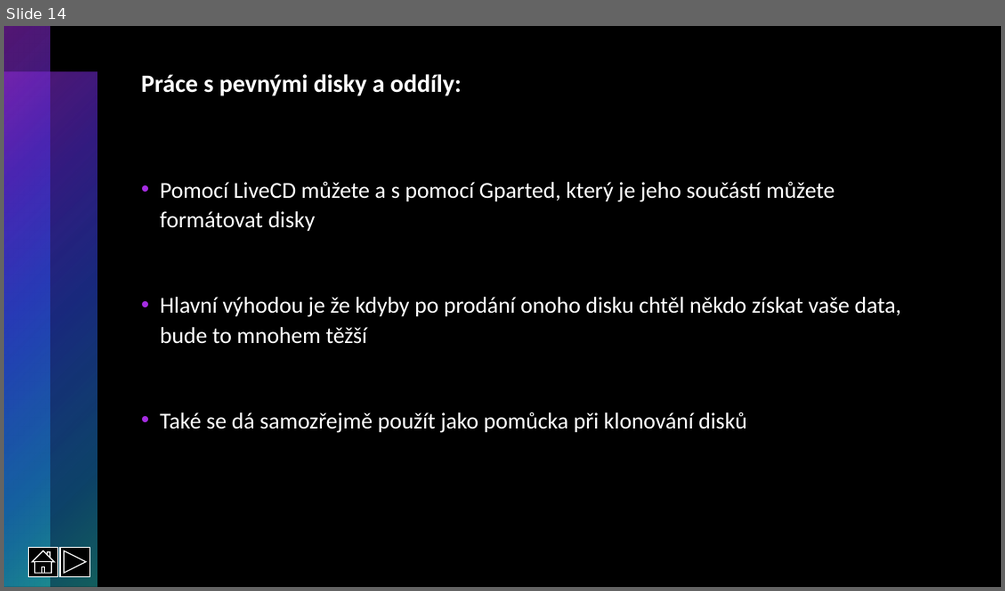
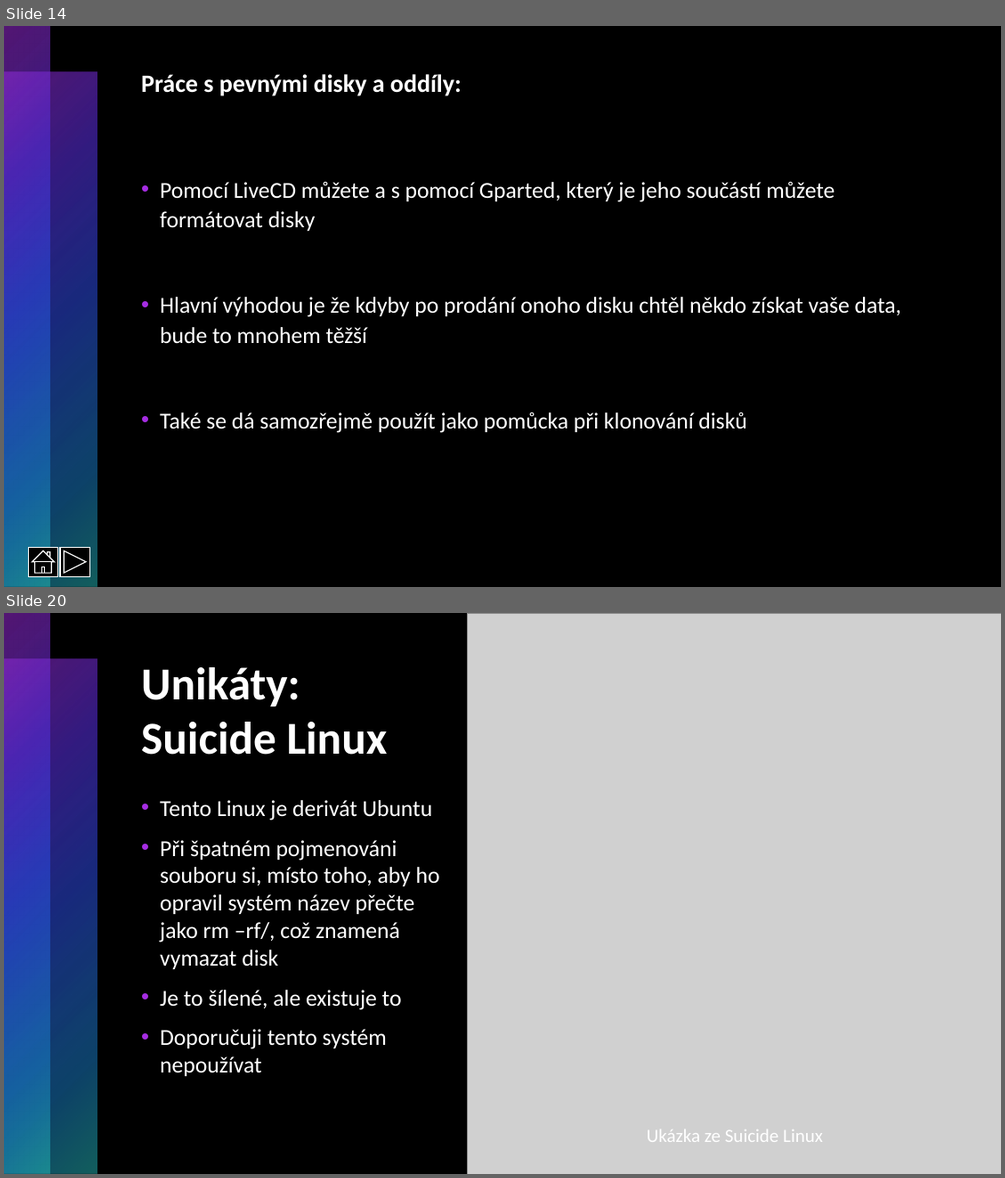
Before and after one commit to RadRoz12/Linux, a slide deck: Linux.pptx. Shown one above the other, each under a label of ours: slide 14 before the commit, slides 14 and 20 after it; the slides between them are not shown. The pictures are 1005x591 and 1005x1178 pixels, drawn with LibreOffice and Linux fonts; fonts in the diff are those of the drawing; grey boxes stand for pictures. Boxes give left, top, right and bottom in pixels: in the first picture for what was removed or moved away, otherwise in the second. Text is boxed around its words. In the diff, an @@ line names an element or a change of style, - is before the commit and + after.

```diff
--- a/Linux.pptx
+++ b/Linux.pptx
@@ slide 20 added at (4,613,1001,1174), background #000000; not listed: 2 template elements that a slide beside it also shows @@
@@ rectangle added at (4,613,1001,1174), fill #000000 @@
@@ rectangle added at (4,613,50,1174), fill gradient #A62DE3 to #562DD5 to #2D4CE3 to #1B86D1 to #25BEBE @@
@@ picture added at (468,613,1001,1174) @@
@@ rectangle added at (4,659,97,1174), fill gradient #A62DE3 to #562DD5 to #2D4CE3 to #1B86D1 to #25BEBE @@
@@ title added at (141,667,388,755), 44 pt, text #FFFFFF, bold @@
+Unikáty:
+Suicide Linux
@@ text added at (160,800,440,1076), 22 pt, text #FFFFFF @@
+• Tento Linux je derivát Ubuntu
+• Při špatném pojmenováni souboru si, místo toho, aby ho opravil systém název přečte jako rm –rf/, což znamená vymazat disk
+• Je to šílené, ale existuje to
+• Doporučuji tento systém nepoužívat
@@ text added at (647,1129,823,1142), 18 pt, text #FFFFFF @@
+Ukázka ze Suicide Linux
```
Also in this commit, not shown: 8 other slides added, 1 slide removed.
